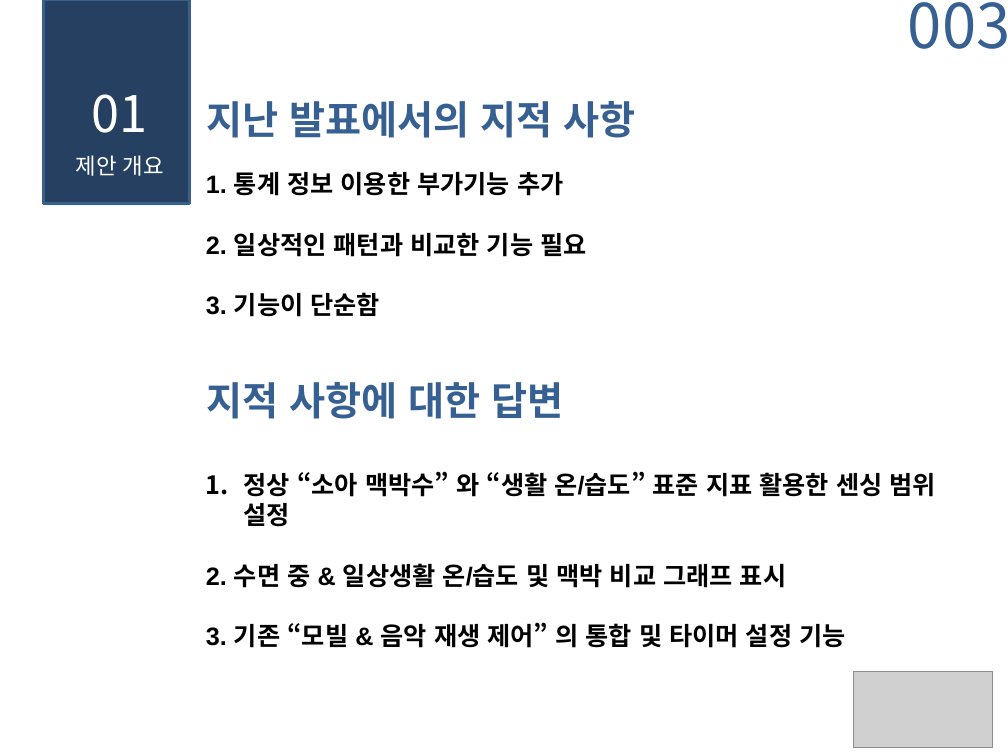
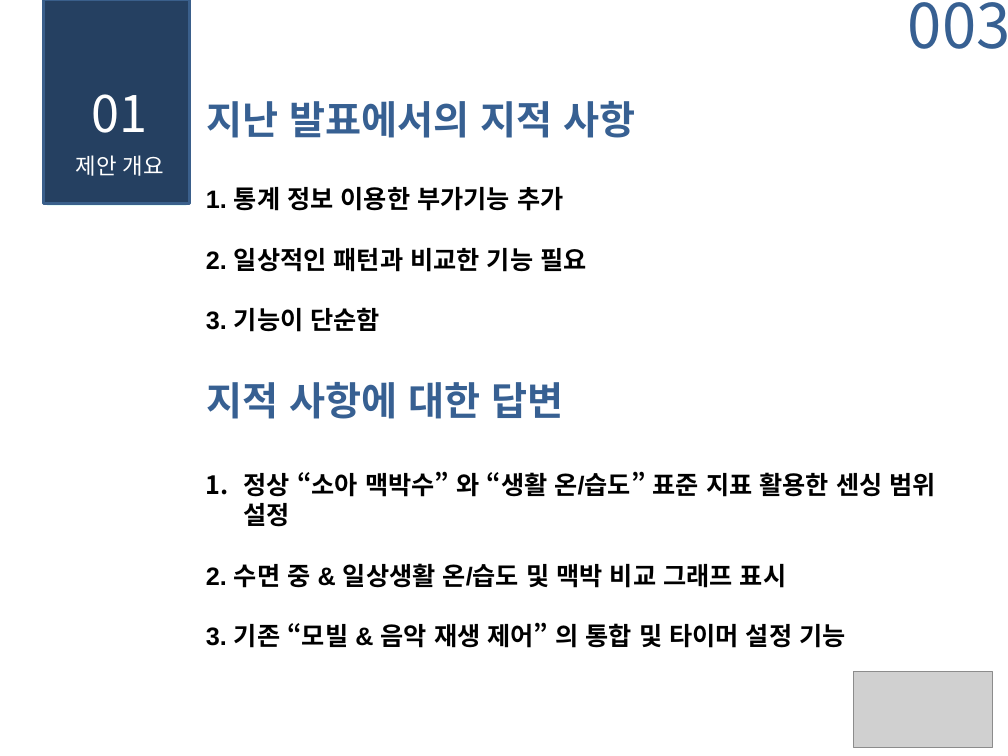
Before and after one commit to fluxion95/nottoolate, a slide deck: slide 3 of 졸업 연구 설계서(조항민,장윤미,박지은).pptx. Drawn at 1008x756 pixels with LibreOffice and Linux fonts; fonts in the diff are those of the drawing; grey boxes stand for pictures; background and template pictures are left out. Boxes give left, top, right and bottom in pixels: in the first picture for what was removed or moved away, otherwise in the second. Text is boxed around its words. In the diff, an @@ line names an element or a change of style, - is before the commit and + after.

```diff
--- a/졸업 연구 설계서(조항민,장윤미,박지은).pptx
+++ b/졸업 연구 설계서(조항민,장윤미,박지은).pptx
@@ text "1. 통계 정보 이용한 부가기능 ...": place and size @@
-text "1. 통계 정보 이용한 부가기능 ..." at [206, 172, 586, 317]
+text "1. 통계 정보 이용한 부가기능 ..." at [206, 187, 586, 332]
```
Also in this commit, not shown: 5 other slides changed, 9 slides added.
